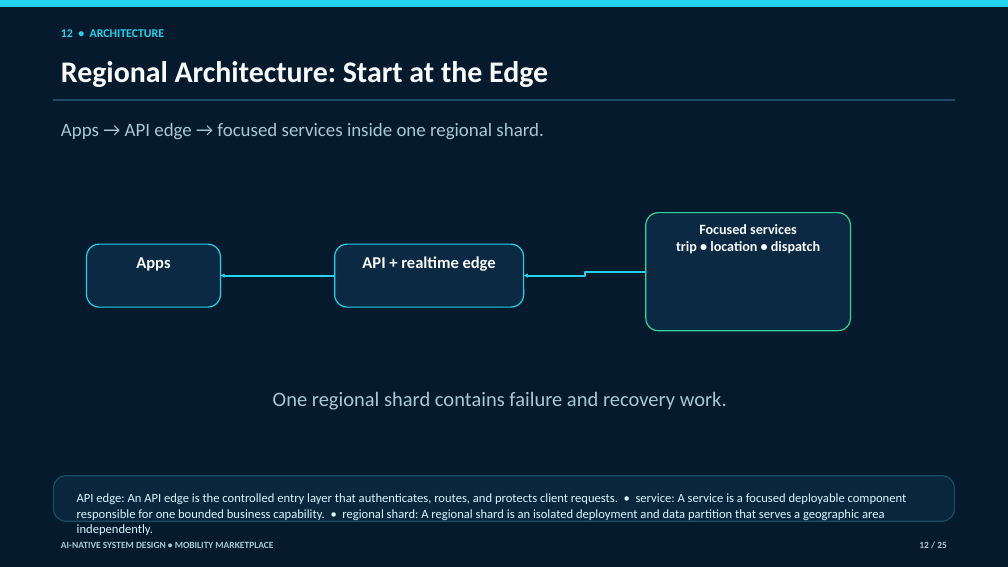
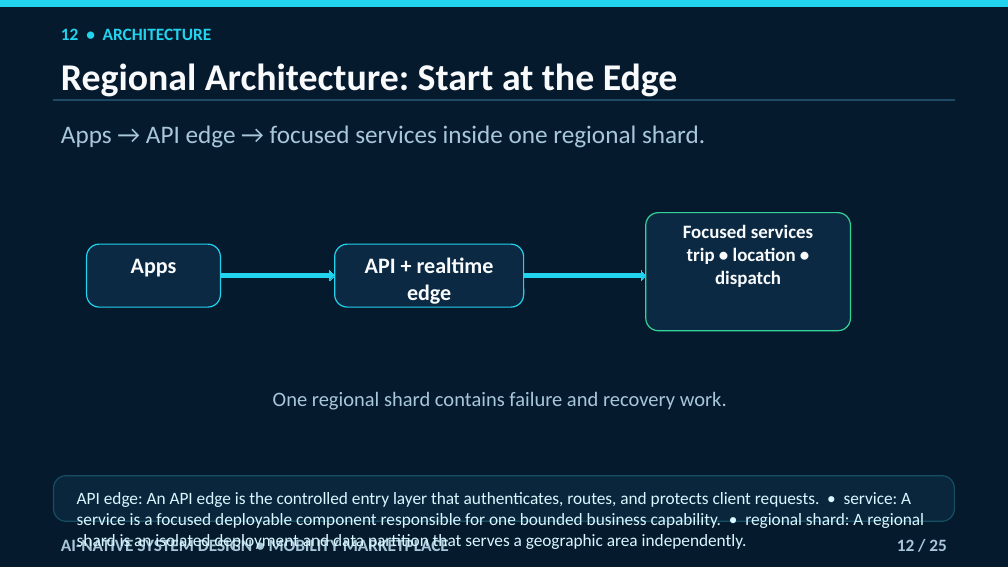
Before and after one commit to navaidya/learning, a slide deck: slide 12 of video/system-design/ai-native-mobility-marketplace/ai-native-mobility-marketplace.pptx. Drawn at 1008x567 pixels with LibreOffice and Linux fonts; fonts in the diff are those of the drawing. Boxes give left, top, right and bottom in pixels: in the first picture for what was removed or moved away, otherwise in the second. Text is boxed around its words. In the diff, an @@ line names an element or a change of style, - is before the commit and + after.

Commit message:
Fix mobility lesson deck review findings

```diff
--- a/video/system-design/ai-native-mobility-marketplace/ai-native-mobility-marketplace.pptx
+++ b/video/system-design/ai-native-mobility-marketplace/ai-native-mobility-marketplace.pptx
@@ text "12 • ARCHITECTURE" at [61,28,212,40]: size 11.2 to 16.5 pt @@
@@ text "Regional Architecture: Start at the ..." at [61,63,678,97]: size 28.5 to 36 pt @@
@@ text "Apps → API edge → ..." at [61,125,705,148]: size 18 to 24 pt @@
@@ rounded rectangle "Focused services" at [646,212,851,330]: size 13.5 to 18 pt @@
@@ rounded rectangle "Apps" at [87,244,221,307]: size 15.8 to 21 pt @@
@@ rounded rectangle "API + realtime edge" at [335,244,524,307]: size 15.8 to 21 pt @@
@@ arrow removed from (335, 276) to (221, 276) @@
@@ right arrow added at [221,271,335,280], fill #22D3EE, outline #22D3EE 0 pt @@
@@ elbow arrow removed from (646, 271) to (524, 276) @@
@@ right arrow added at [524,271,646,280], fill #22D3EE, outline #22D3EE 0 pt @@
@@ text "API edge: An API edge ..." at [77,492,924,551]: size 12 to 16.5 pt @@
@@ text "AI-NATIVE SYSTEM DESIGN • MOBILITY ..." at [61,537,449,556]: size 9 to 16.5 pt @@
@@ text "12 / 25": place and size @@
-text "12 / 25" at [919,542,947,548]
+text "12 / 25" at [897,539,947,551]
@@ text "12 / 25" at [897,539,947,551]: size 9 to 16.5 pt @@
```
Also in this commit, not shown: 24 other slides changed, 1 other file.
